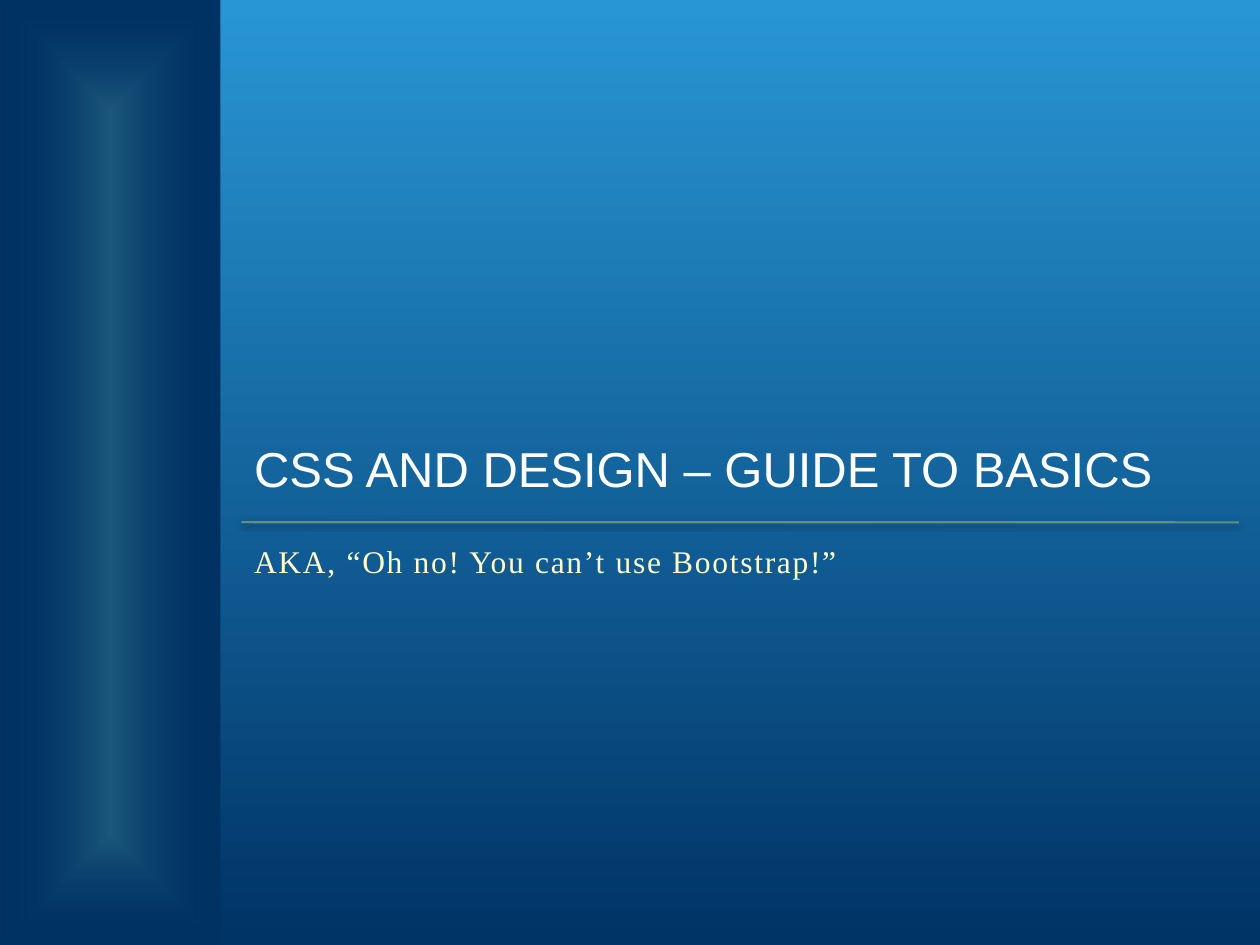
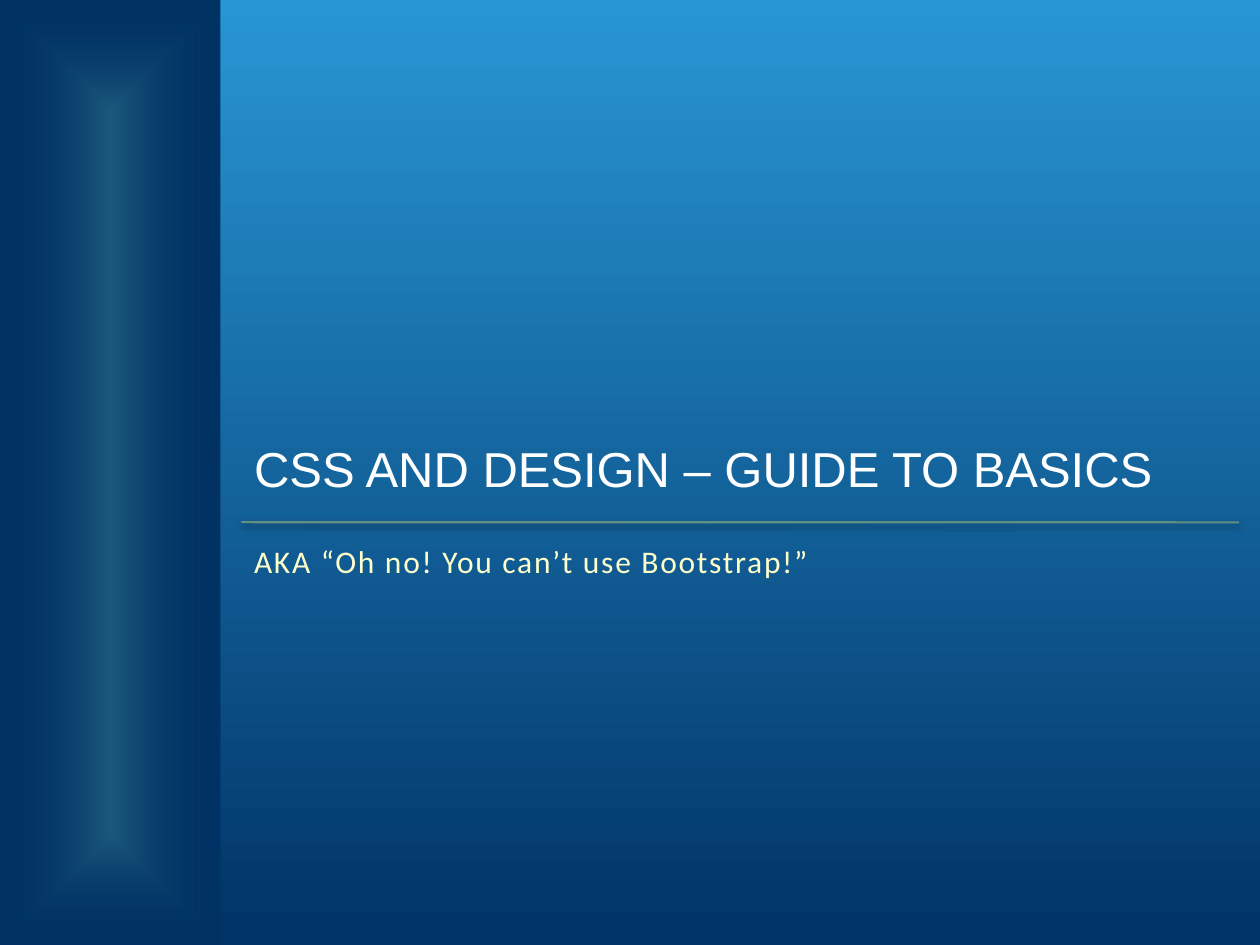
Before and after one commit to zithrandmir/sparkle, a slide deck: slide 1 of Extended Campuses/EC CSS HTML Presentation.pptx. Drawn at 1260x945 pixels with LibreOffice and Linux fonts; fonts in the diff are those of the drawing; background and template pictures are left out. Boxes give left, top, right and bottom in pixels: in the first picture for what was removed or moved away, otherwise in the second. Text is boxed around its words. In the diff, an @@ line names an element or a change of style, - is before the commit and + after.

```diff
--- a/Extended Campuses/EC CSS HTML Presentation.pptx
+++ b/Extended Campuses/EC CSS HTML Presentation.pptx
@@ subtitle at bbox=[254, 550, 807, 578]: text changed; font Times New Roman to Calibri @@
-AKA, “Oh no! You can’t use Bootstrap!”
+AKA “Oh no! You can’t use Bootstrap!”
```
Also in this commit, not shown: 2 other slides changed.
